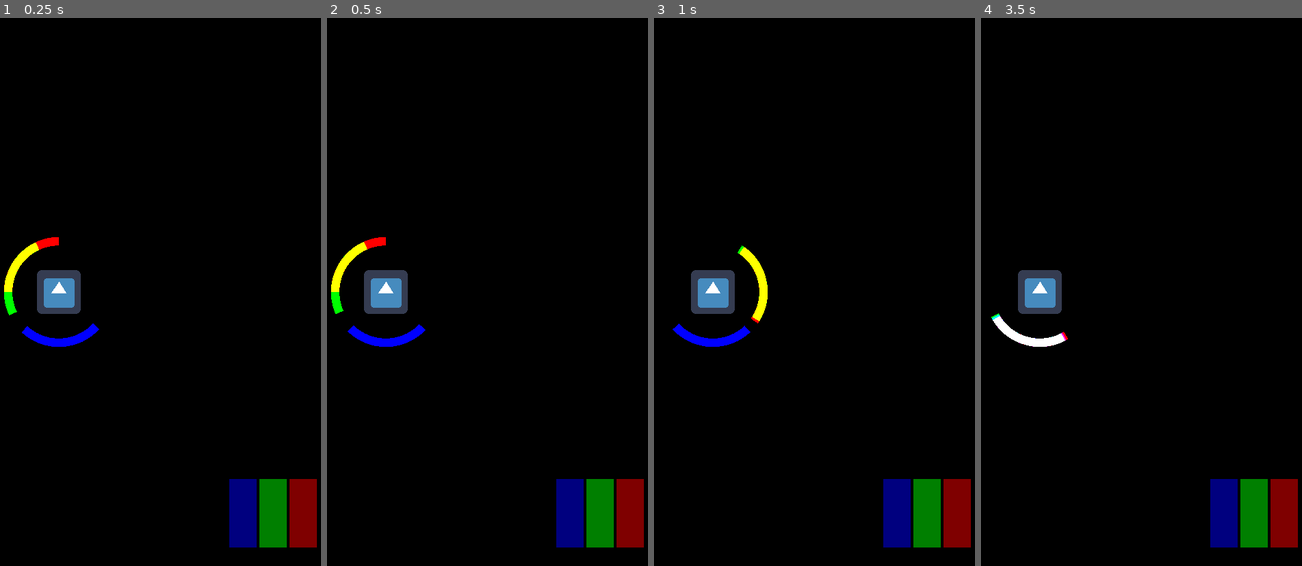
Above: before the commit, frames 1-4 (left to right).
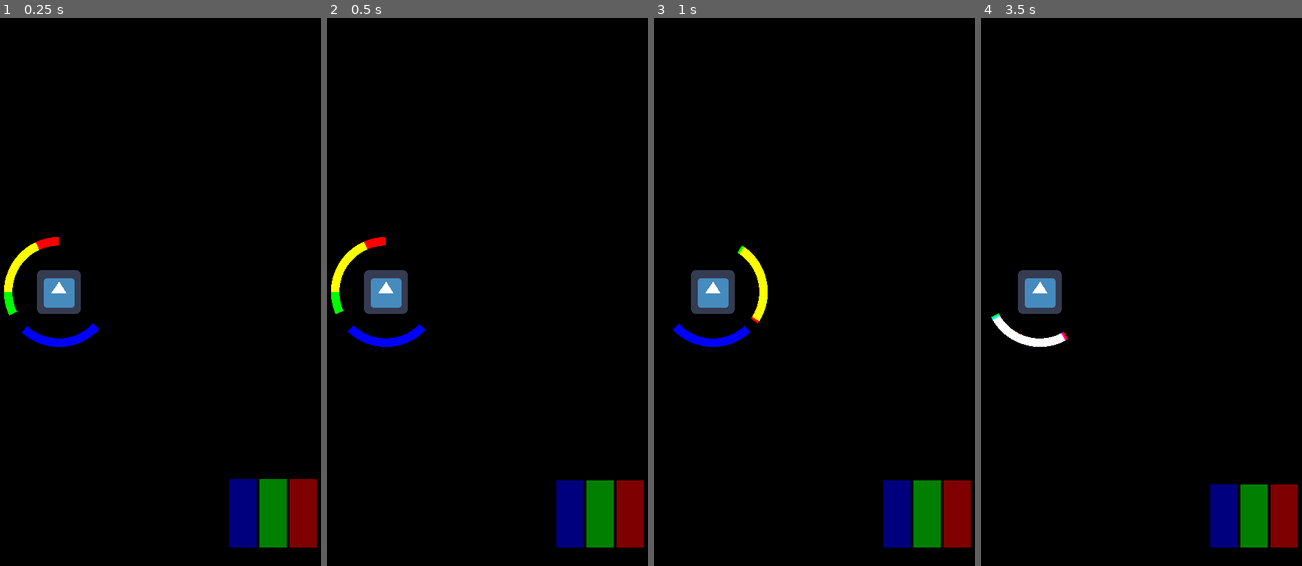
Above: after the commit, the same moments.

Repository: TLochow/SocialLife
Game: Godot game, scene res://Scenes/Main.tscn
The game is run twice, just before and just after one commit, with the same random seed, the same clock (stepped at 60 frames per second) and the same inputs. The engine's default icon, where the game draws it, is replaced by a stand-in: a white triangle on a blue panel in a dark square.
Inputs (mouse positions are in pixels of both pictures, inside the frame that each line leads up to):
- Up to frame 1 (0.25 s): no input
- Up to frame 2 (0.5 s): no input
- Up to frame 3 (1 s): tap Enter at 0.5 s; move the mouse to (833, 264) at 0.52 s; hold Mouse wheel down (mouse_wheel_down) from 0.53 s (still down)
- Up to frame 4 (3.5 s): tap Space at 1.25, 2.75 s; move the mouse to (outside the picture) at 1.27 s; release Mouse wheel down (mouse_wheel_down) at 1.28 s; tap Mouse wheel up (mouse_wheel_up) at 1.35, 2.85 s; tap Enter at 2 s; move the mouse to (1093, 171) at 2.02 s; hold Mouse wheel down (mouse_wheel_down) 2.03-2.78 s; move the mouse to (1013, 401) at 2.77 s

Frame 1 is identical in both runs. In frame 2, less than 0.1% of the frame differs, in the area x 71-99%, y 84-85%; in frame 3, less than 0.1%; in frame 4, 0.3%, in the area x 71-99%, y 84-86%.

Commit message:
Event Functionality

Diff:
--- a/Scenes/Event.tscn
+++ b/Scenes/Event.tscn
@@ -1,24 +1,25 @@
 [gd_scene load_steps=5 format=2]
 
-[ext_resource path="res://icon.png" type="Texture" id=1]
+[ext_resource path="res://Sprites/Events.png" type="Texture" id=1]
 [ext_resource path="res://Scripts/Event.gd" type="Script" id=2]
 
-[sub_resource type="PhysicsMaterial" id=2]
+[sub_resource type="PhysicsMaterial" id=1]
 friction = 0.0
 
-[sub_resource type="CircleShape2D" id=1]
+[sub_resource type="CircleShape2D" id=2]
 
 [node name="Event" type="RigidBody2D"]
 collision_layer = 7
 collision_mask = 0
-physics_material_override = SubResource( 2 )
+physics_material_override = SubResource( 1 )
 gravity_scale = 0.0
 linear_damp = 0.0
 script = ExtResource( 2 )
 
 [node name="CollisionShape2D" type="CollisionShape2D" parent="."]
-shape = SubResource( 1 )
+shape = SubResource( 2 )
 
 [node name="Sprite" type="Sprite" parent="."]
-visible = false
+scale = Vector2( 2, 2 )
 texture = ExtResource( 1 )
+hframes = 10
--- a/Scripts/Event.gd
+++ b/Scripts/Event.gd
@@ -12,7 +12,7 @@
 
 func _physics_process(delta):
 	if state == 1:
-		if get_position().distance_to(Vector2(0, 0)) > 300.0:
+		if get_position().distance_to(Vector2(0, 0)) > 800.0:
 			queue_free()
 
 func SetEventType(type, sprite, fitnessBoost, energyBoost, socialBoost):
@@ -20,6 +20,7 @@
 	FitnessBoost = fitnessBoost
 	EnergyBoost = energyBoost
 	SocialBoost  = socialBoost
+	$Sprite.frame = sprite
 
 func Collide(paddleType):
 	if paddleType == EventType:
--- a/Scripts/Main.gd
+++ b/Scripts/Main.gd
@@ -49,9 +49,9 @@
 	if mousePos.distance_to(Vector2(0, 0)) > 30.0:
 		get_viewport().warp_mouse(Vector2(400, 400) - (mouseDir.normalized() * 30.0))
 
-	Energy = clamp(Energy - (0.1 * delta), 0.0, 100.0)
-	Fitness = clamp(Fitness - (0.1 * delta), 0.0, 100.0)
-	Social = clamp(Social - (0.1 * delta), 0.0, 100.0)
+	Energy = clamp(Energy - (1.0 * delta), 0.0, 100.0)
+	Fitness = clamp(Fitness - (1.0 * delta), 0.0, 100.0)
+	Social = clamp(Social - (1.0 * delta), 0.0, 100.0)
 	$Camera2D/UI/Control/Scores/EnergyBar.value = Energy
 	$Camera2D/UI/Control/Scores/FitnessBar.value = Fitness
 	$Camera2D/UI/Control/Scores/SocialBar.value = Social
@@ -67,9 +67,28 @@
 	event.set_position(pos)
 	event.set_linear_velocity(pos.normalized() * -80.0)
 
-	var eventType = randi() % 10
-
-	event.SetEventType(1, 0, 1.0, -1.0, 0.0)
+	var eventType = randi() % 6
+	match eventType: #                       Fit, Energy, Social
+		0: # Bed
+			event.SetEventType(3, eventType, 5.0, 30.0, -15.0)
+		1: # Shower
+			event.SetEventType(2, eventType, 5.0, 5.0, -5.0)
+		2: # Bar
+			event.SetEventType(1, eventType, -10.0, -10.0, 30.0)
+		3: # Energy Drink
+			event.SetEventType(3, eventType, -20.0, 0, 30.0)
+		4: # GYM
+			event.SetEventType(2, eventType, 30.0, -20.0, 5.0)
+		5: # Talk
+			event.SetEventType(1, eventType, 0, -5.0, 30.0)
+		6:
+			event.SetEventType(0, eventType, 0, 0, 0)
+		7:
+			event.SetEventType(0, eventType, 0, 0, 0)
+		8:
+			event.SetEventType(0, eventType, 0, 0, 0)
+		9:
+			event.SetEventType(0, eventType, 0, 0, 0)
 
 	event.connect("Impact", self, "onEventImpact")
 
Binary file added: Sprites/Events.png
Not shown, added: Sprites/Events.png.import
